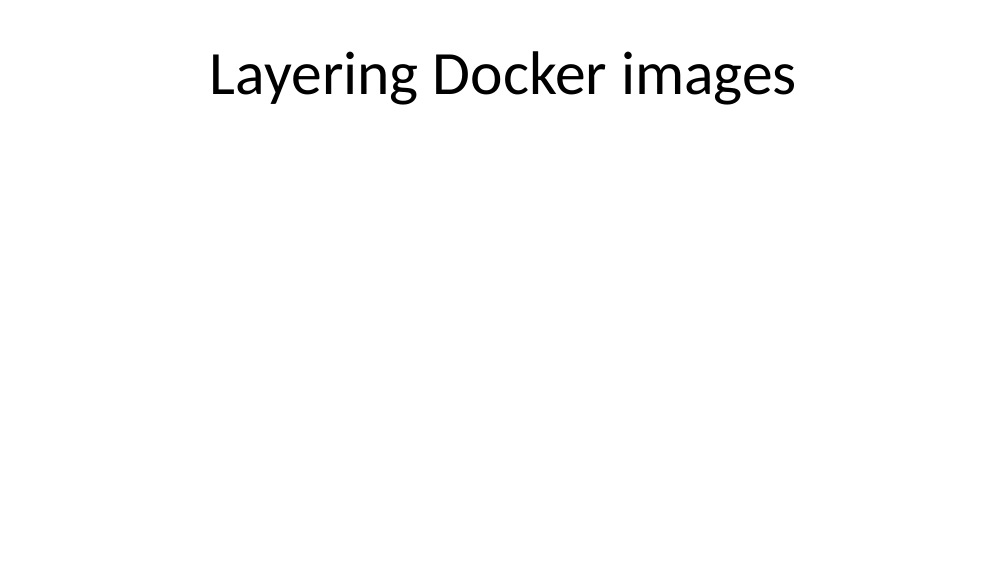
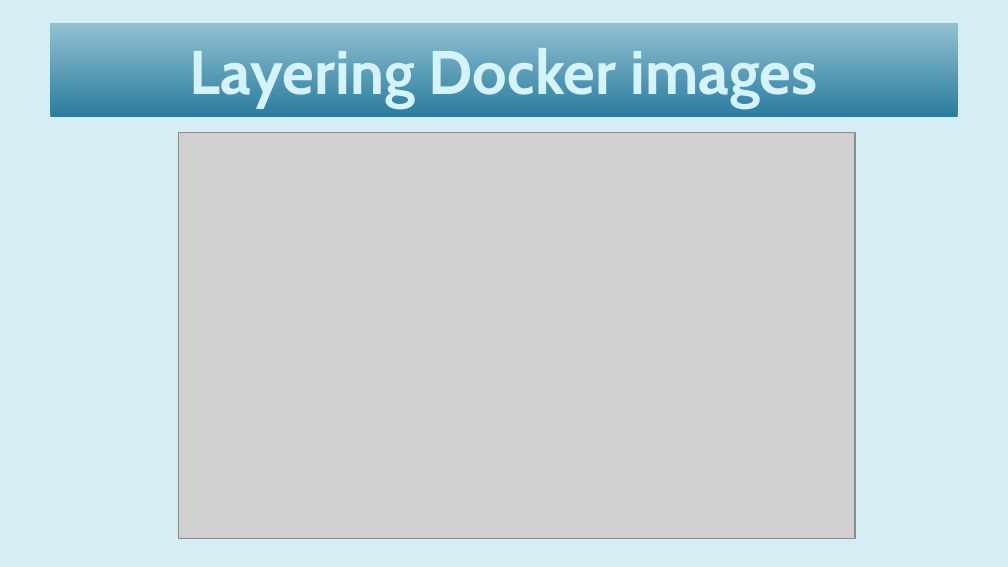
Before and after one commit to woq-blended/woq.github.io, a slide deck: slide 13 of media/IntegrationTesting.pptx (slide 14 before the commit). Drawn at 1008x567 pixels with LibreOffice and Linux fonts; fonts in the diff are those of the drawing; grey boxes stand for pictures. Boxes give left, top, right and bottom in pixels: in the first picture for what was removed or moved away, otherwise in the second. Text is boxed around its words. In the diff, an @@ line names an element or a change of style, - is before the commit and + after.

```diff
--- a/media/IntegrationTesting.pptx
+++ b/media/IntegrationTesting.pptx
@@ background #FFFFFF to #D5EDF4 @@
@@ title "Layering Docker images": place and size @@
-title "Layering Docker images" at [210, 51, 797, 105]
+title "Layering Docker images" at [50, 23, 958, 118]
@@ title "Layering Docker images" at [50, 23, 958, 118]: font Calibri to Cabin, text colour #000000 to #D5F4FD, letter outline none to #002144 1 pt, bold on; fill none to gradient #2C7C9F to #91C1D2 @@
@@ picture added at [179, 133, 856, 538] @@
```
Also in this commit, not shown: 24 other slides changed, 5 slides added, 3 slides removed, 3 other files.
